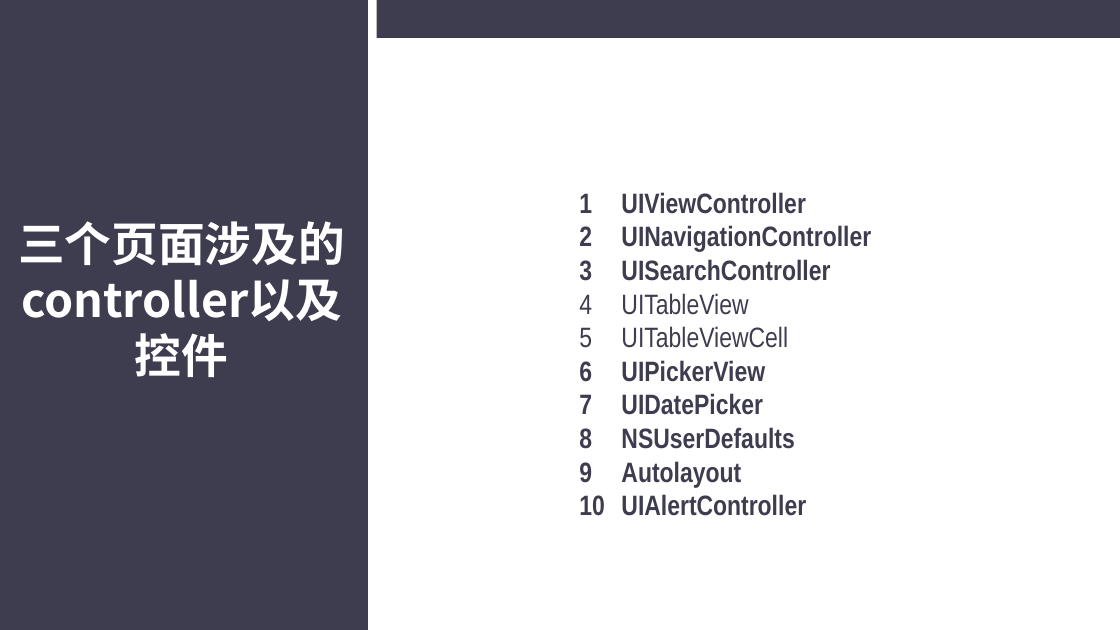
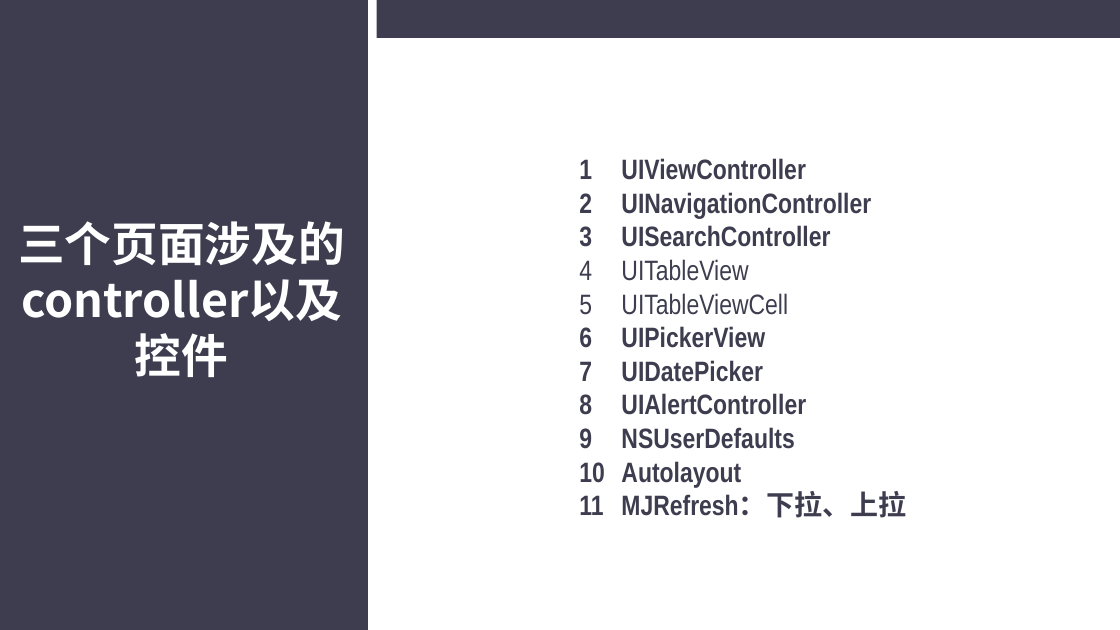
Before and after one commit to CODEJY/IOSProjects, a slide deck: slide 2 of Sharing3.ppt. Drawn at 1120x630 pixels with LibreOffice and Linux fonts; fonts in the diff are those of the drawing. Boxes give left, top, right and bottom in pixels: in the first picture for what was removed or moved away, otherwise in the second. Text is boxed around its words. In the diff, an @@ line names an element or a change of style, - is before the commit and + after.

```diff
--- a/Sharing3.ppt
+++ b/Sharing3.ppt
@@ text "UIViewController": place and size @@
-text "UIViewController" at (621, 192, 871, 516)
+text "UIViewController" at (621, 158, 906, 518)
@@ text at (621, 393, 806, 415): paragraph added @@
+8 UIAlertController
@@ text at (621, 493, 906, 518): text changed @@
-10 UIAlertController
+11 MJRefresh：下拉、上拉
```
Also in this commit, not shown: 1 other slide changed, 1 other file.
